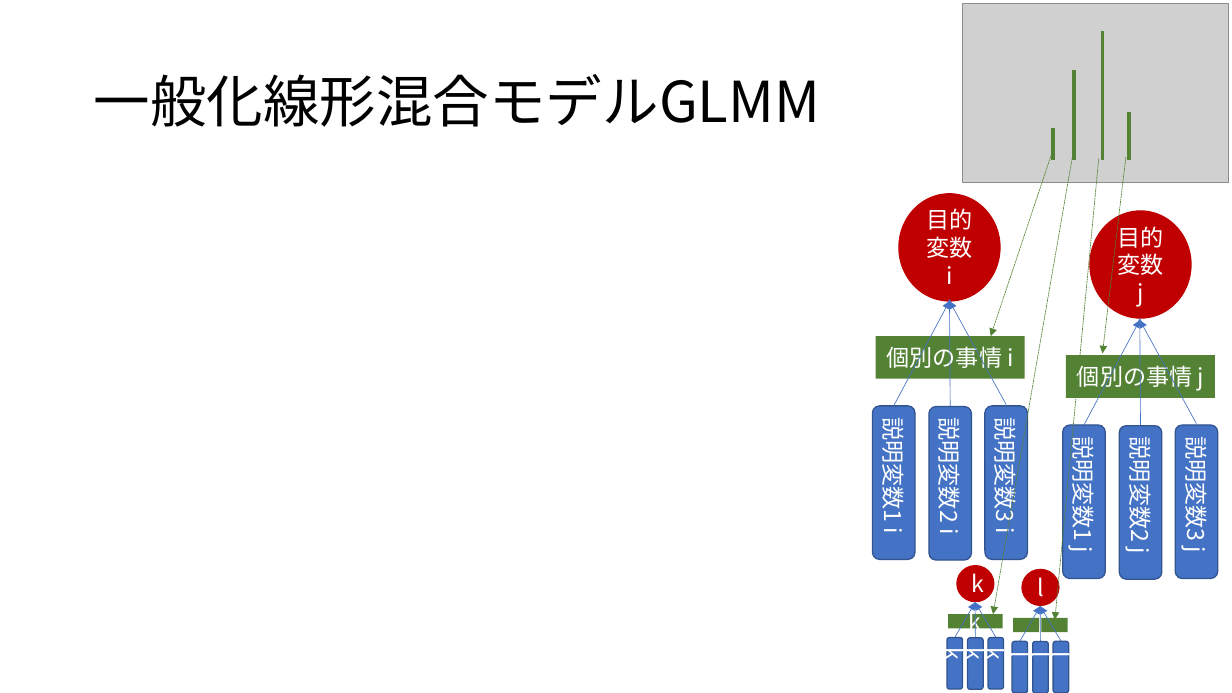
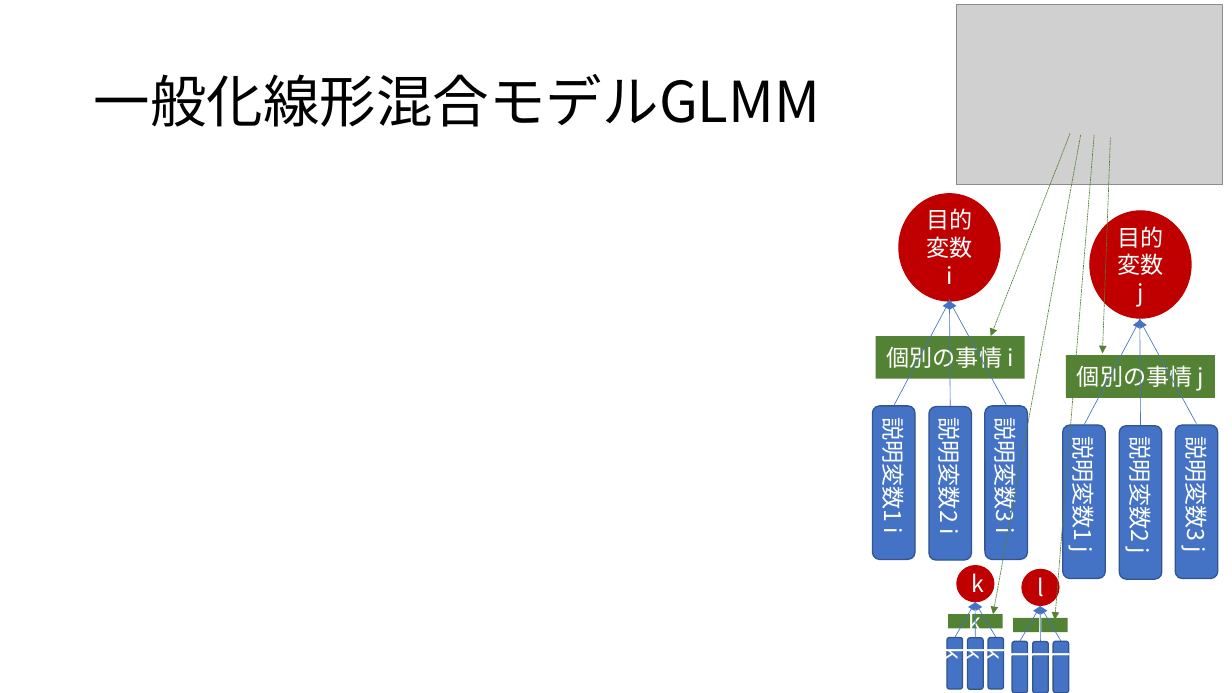
Before and after one commit to KoHMB/Shigen_kensyu_FRA, a slide deck: slide 3 of R/スライド/第29回.pptx. Drawn at 1232x693 pixels with LibreOffice and Linux fonts; fonts in the diff are those of the drawing; grey boxes stand for pictures. Boxes give left, top, right and bottom in pixels: in the first picture for what was removed or moved away, otherwise in the second. Text is boxed around its words. In the diff, an @@ line names an element or a change of style, - is before the commit and + after.

```diff
--- a/R/スライド/第29回.pptx
+++ b/R/スライド/第29回.pptx
@@ picture: place and size @@
-picture at [963, 4, 1229, 183]
+picture at [958, 5, 1224, 184]
@@ line removed from (1103, 160) to (1103, 31) @@
@@ line removed from (1074, 160) to (1074, 70) @@
@@ line removed from (1129, 160) to (1129, 113) @@
@@ arrow moved from (1052, 154) - (991, 336) to (1070, 133) - (991, 336) @@
@@ arrow moved from (1072, 158) - (994, 615) to (1081, 135) - (994, 615) @@
@@ line removed from (1054, 160) to (1054, 128) @@
@@ arrow moved from (1099, 159) - (1055, 620) to (1094, 135) - (1055, 620) @@
@@ arrow moved from (1127, 157) - (1103, 354) to (1111, 138) - (1103, 354) @@
```
Also in this commit, not shown: 5 other slides changed, 5 other files.
